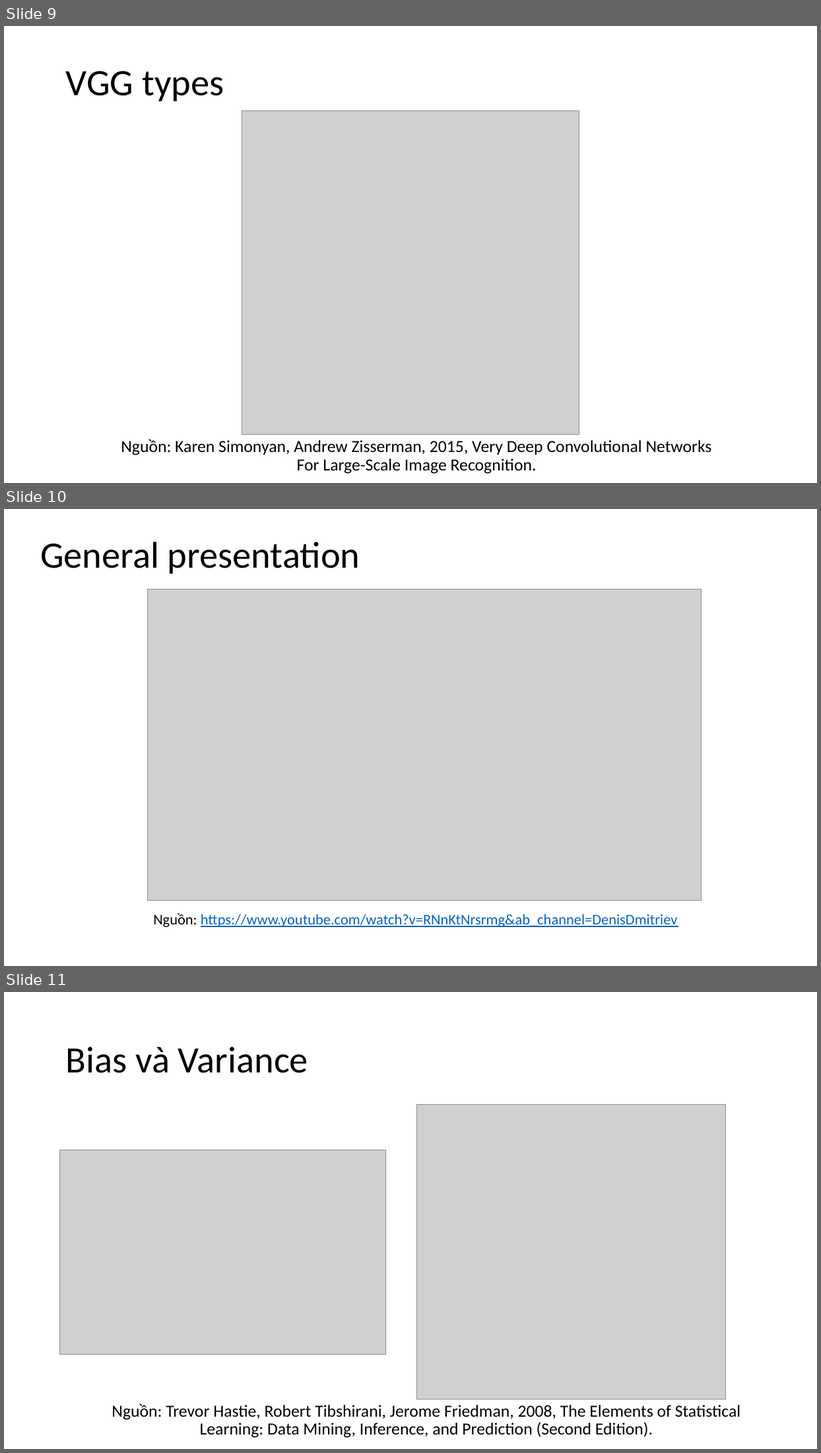
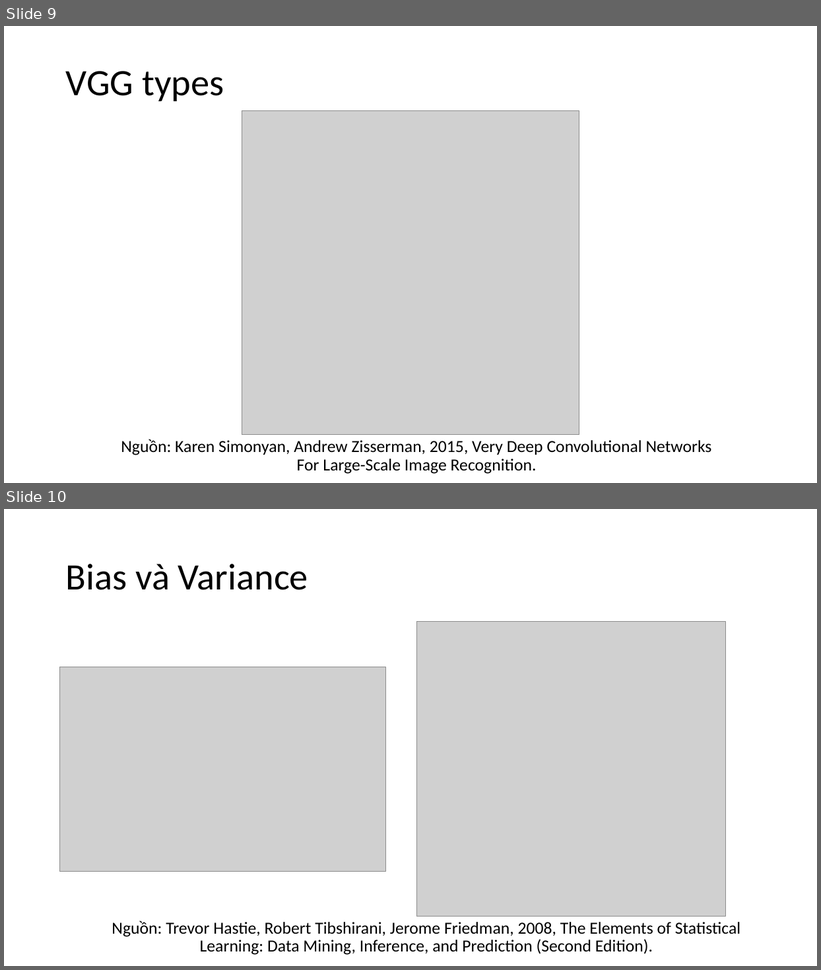
Before and after one commit to nguyenduyhanlam/Computer_vision, a slide deck: Face Recognition Algorithm Based on VGG Network Model.pptx. Shown one above the other, each under a label of ours: slides 9, 10 and 11 before the commit, slides 9 and 10 after it. The pictures are 821x1453 and 821x970 pixels, drawn with LibreOffice and Linux fonts; fonts in the diff are those of the drawing; grey boxes stand for pictures. Boxes give left, top, right and bottom in pixels: in the first picture for what was removed or moved away, otherwise in the second. Text is boxed around its words. In the diff, an @@ line names an element or a change of style, - is before the commit and + after.

```diff
--- a/Face Recognition Algorithm Based on VGG Network Model.pptx
+++ b/Face Recognition Algorithm Based on VGG Network Model.pptx
@@ slide 10 removed at (4,509,817,966), background #FFFFFF @@
@@ title removed at (40,541,360,574) @@
-General presentation
@@ picture removed at (147,589,702,900) @@
@@ text removed at (153,914,678,927) @@
-Nguồn: https://www.youtube.com/watch?v=RNnKtNrsrmg&ab_channel=DenisDmitriev
@@ what was slide 11 is now slide 10 @@
```
Also in this commit, not shown: 1 slide changed, 8 slides added, 1 other slide removed.
